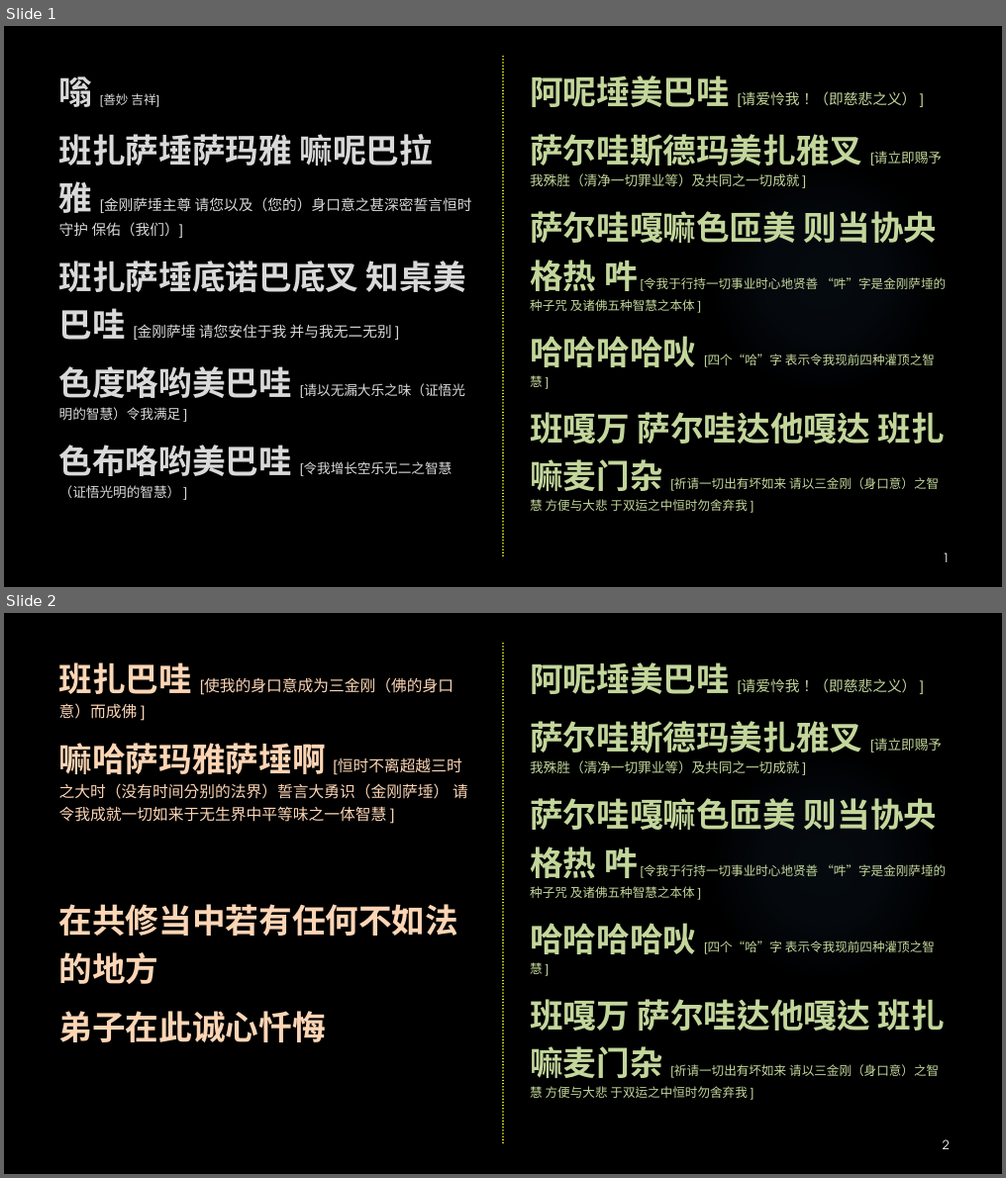
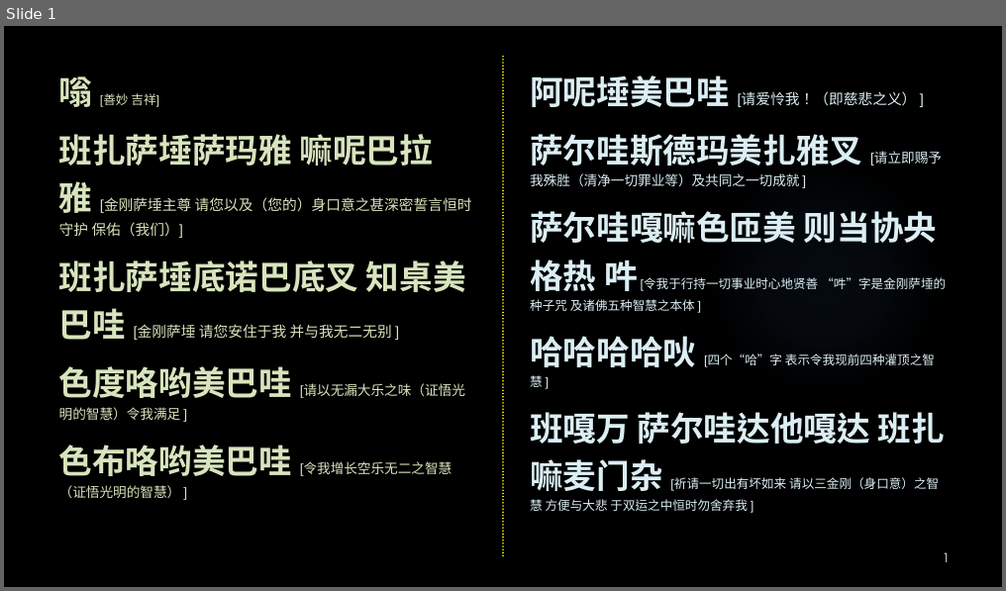
Before and after one commit to zuokun2013/hdv, a slide deck: other/回向2021.pptx. Shown one above the other, each under a label of ours: slides 1 and 2 before the commit, slide 1 after it. The pictures are 1006x1178 and 1006x591 pixels, drawn with LibreOffice and Linux fonts; fonts in the diff are those of the drawing; background and template pictures are left out. Boxes give left, top, right and bottom in pixels: in the first picture for what was removed or moved away, otherwise in the second. Text is boxed around its words. In the diff, an @@ line names an element or a change of style, - is before the commit and + after.

```diff
--- a/other/回向2021.pptx
+++ b/other/回向2021.pptx
@@ slide 2 removed at bbox=[4, 613, 1002, 1174], background picture (left out); not listed: 2 template elements that a slide beside it also shows @@
@@ text removed at bbox=[59, 663, 468, 1043] @@
-班扎巴哇 [使我的身口意成为三金刚（佛的身口意）而成佛 ]
-嘛哈萨玛雅萨埵啊 [恒时不离超越三时之大时（没有时间分别的法界）誓言大勇识（金刚萨埵） 请令我成就一切如来于无生界中平等味之一体智慧 ]
-在共修当中若有任何不如法的地方
-弟子在此诚心忏悔
@@ text removed at bbox=[530, 663, 945, 1098] @@
-阿呢埵美巴哇 [请爱怜我！（即慈悲之义） ]
-萨尔哇斯德玛美扎雅叉 [请立即赐予我殊胜（清净一切罪业等）及共同之一切成就 ]
-萨尔哇嘎嘛色匝美 则当协央格热 吽 [令我于行持一切事业时心地贤善 “吽”字是金刚萨埵的种子咒 及诸佛五种智慧之本体 ]
-哈哈哈哈吙 [四个“哈”字 表示令我现前四种灌顶之智慧 ]
-班嘎万 萨尔哇达他嘎达 班扎嘛麦门杂 [祈请一切出有坏如来 请以三金刚（身口意）之智慧 方便与大悲 于双运之中恒时勿舍弃我 ]
@@ page number removed at bbox=[943, 1140, 949, 1150] @@
-2
@@ slide 1 changed as well @@
@@ text "嗡 [善妙 吉祥]" at bbox=[59, 76, 472, 498]: text colour #D9D9D9 to #D7E4BD @@
@@ text "阿呢埵美巴哇 [请爱怜我！（即慈悲之义） ]" at bbox=[530, 76, 945, 511]: text colour #C3D69B to #DBEEF4 @@
```
Also in this commit, not shown: 6 other slides changed, 4 other slides removed, 10 other files.
